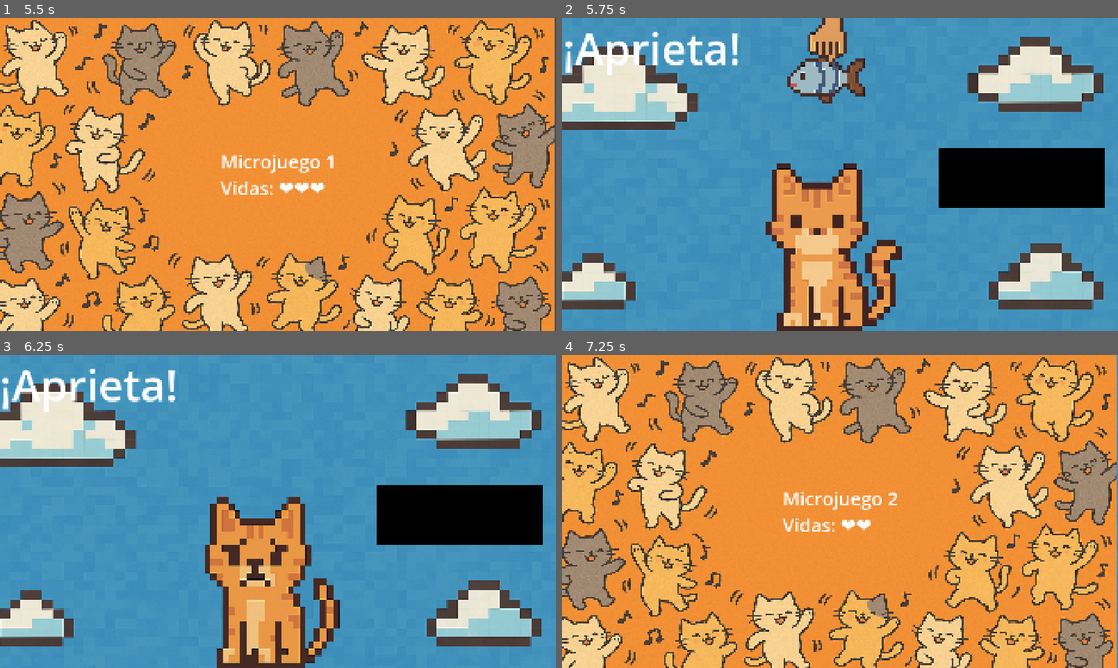
Above: before the commit, frames 1-4 (two rows, left to right).
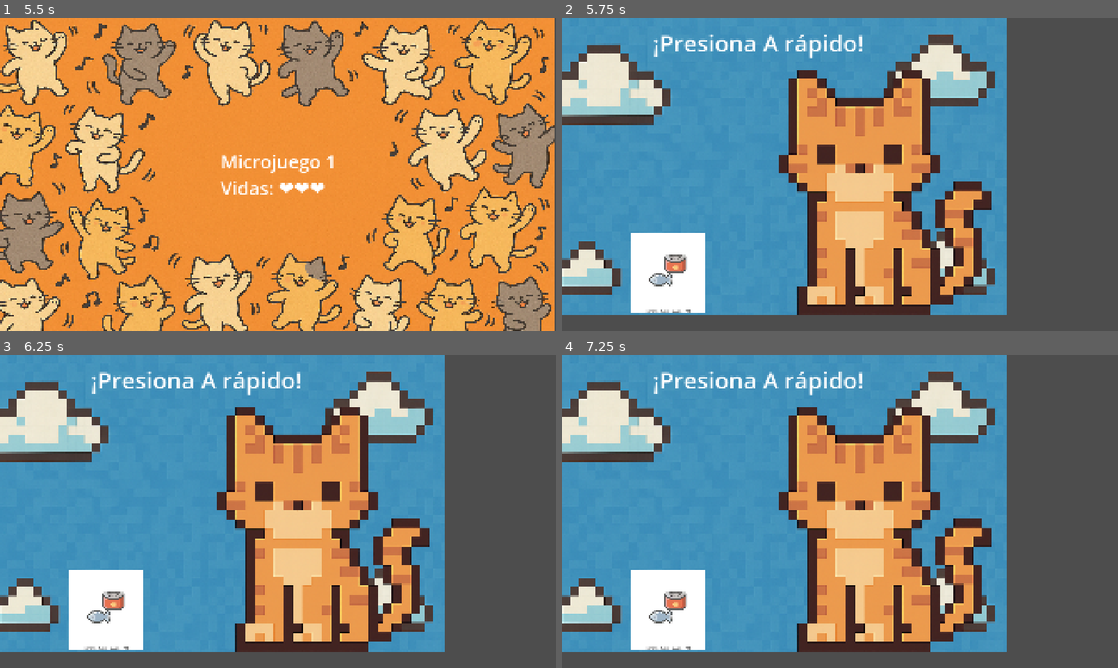
Above: after the commit, the same moments.

Repository: BenjaminCuello/Gatcha-Cat-Microgames
Game: Godot game, scene res://escenas/menu_principal.tscn
The game is run twice, just before and just after one commit, with the same random seed, the same clock (stepped at 60 frames per second) and the same inputs.
Inputs:
- Up to frame 1 (5.5 s): click "Modo Historia" at 0.5 s; tap Enter (ui_accept) at 1.25, 2.1, 2.27, 2.57, 2.75, 3.6, 3.77, 4.07, 4.25, 5.1, 5.27 s; hold Enter (ui_accept) 1.28-2.03 s; hold Enter (ui_accept) 2.78-3.53 s; hold Enter (ui_accept) 4.28-5.03 s
- Up to frame 2 (5.75 s): tap Enter (ui_accept) at 5.57 s
- Up to frame 3 (6.25 s): hold Enter (ui_accept) from 5.78 s (still down)
- Up to frame 4 (7.25 s): release Enter (ui_accept) at 6.53 s; tap Enter (ui_accept) at 6.6, 6.77, 7.07 s

Frame 1 is identical in both runs. In frame 2, 60% of the frame differs, in the area x 0-100%, y 0-100%; in frame 3, 59%; in frame 4, 94%.

Commit message:
Agregar microjuego "Abrelatas" y conectarlo al flujo general
- Se creó micro_abrelatas.tscn
- Se agregó lógica con tiempo límite y reacciones
- Se integró a lista de microjuegos en Juego.gd

Diff:
--- /dev/null
+++ b/Gatcha v2.0/microjuegos/micro_abrelatas.gd
@@ -0,0 +1,41 @@
+extends Control
+
+var clicks_necesarios = 20
+var clicks_actuales = 0
+
+@onready var timer = $Timer
+@onready var texto = $TextoInstruccion
+@onready var gato = $Gato
+@onready var lata = $Lata
+
+func _ready():
+	set_process_input(true)
+	texto.text = "¡Presiona A rápido!"
+	# Cambia estas rutas si tus imágenes están en otra carpeta
+	gato.texture = preload("res://sprites/gatobocacerrada.png")
+	lata.texture = preload("res://sprites/fish-can-pixel-art-food-260nw-2302674731.webp")
+
+func _input(event):
+	if event.is_action_pressed("ui_accept"):  # tecla Enter o botón A
+		clicks_actuales += 1
+		if clicks_actuales >= clicks_necesarios:
+			victoria()
+
+func _on_Timer_timeout():
+	print("¡Se acabó el tiempo!")
+	if clicks_actuales < clicks_necesarios:
+		derrota()
+
+
+func victoria():
+	texto.text = "¡Lo lograste!"
+	gato.texture = preload("res://sprites/gatofelix.png")
+	lata.texture = preload("res://sprites/fish-can-pixel-art-food-260nw-2302674731.webp")
+	await get_tree().create_timer(1.5).timeout
+	get_tree().change_scene_to_file("res://escenas/fin_victoria.tscn")
+
+func derrota():
+	texto.text = "¡Muy lento!"
+	gato.texture = preload("res://sprites/gatotriste.png")
+	await get_tree().create_timer(1.5).timeout
+	get_tree().change_scene_to_file("res://escenas/fin_derrota.tscn")
--- /dev/null
+++ b/Gatcha v2.0/microjuegos/micro_abrelatas.tscn
@@ -0,0 +1,49 @@
+[gd_scene load_steps=5 format=3 uid="uid://bxk55p53pivps"]
+
+[ext_resource type="Script" uid="uid://d05xiufal8idq" path="res://microjuegos/micro_abrelatas.gd" id="1_tfu1x"]
+[ext_resource type="Texture2D" uid="uid://cnpij3bucijph" path="res://fondos/fondocielo.png" id="2_lt8fw"]
+[ext_resource type="Texture2D" uid="uid://dgi3aj6dhml7m" path="res://sprites/gatobocacerrada.png" id="3_kjngu"]
+[ext_resource type="Texture2D" uid="uid://cpugackh2frmd" path="res://sprites/fish-can-pixel-art-food-260nw-2302674731.webp" id="4_v37h8"]
+
+[node name="MicroAbrelatas" type="Control"]
+layout_mode = 3
+anchors_preset = 0
+offset_right = 40.0
+offset_bottom = 40.0
+script = ExtResource("1_tfu1x")
+
+[node name="Fondo" type="TextureRect" parent="."]
+layout_mode = 0
+offset_right = 40.0
+offset_bottom = 40.0
+texture = ExtResource("2_lt8fw")
+
+[node name="Gato" type="TextureRect" parent="."]
+offset_left = 590.0
+offset_top = 84.0
+offset_right = 1614.0
+offset_bottom = 1108.0
+texture = ExtResource("3_kjngu")
+
+[node name="Lata" type="TextureRect" parent="."]
+offset_left = 234.0
+offset_top = 739.0
+offset_right = 494.0
+offset_bottom = 1019.0
+texture = ExtResource("4_v37h8")
+
+[node name="TextoInstruccion" type="Label" parent="."]
+layout_mode = 0
+offset_left = 313.0
+offset_top = 29.0
+offset_right = 1190.0
+offset_bottom = 139.0
+theme_override_font_sizes/font_size = 80
+text = "PRESIONA \"A\" RÁPIDO!"
+
+[node name="Timer" type="Timer" parent="."]
+wait_time = 5.0
+one_shot = true
+autostart = true
+
+[connection signal="timeout" from="Timer" to="." method="_on_Timer_timeout"]
--- a/Gatcha v2.0/scripts/juego.gd
+++ b/Gatcha v2.0/scripts/juego.gd
@@ -7,9 +7,10 @@
 
 # Lista de microjuegos disponibles
 var lista_microjuegos = [
-	"res://microjuegos/microjuego1.tscn"
+	"res://microjuegos/microjuego1.tscn",
+	"res://microjuegos/micro_abrelatas.tscn"
 	# Puedes agregar más microjuegos aquí después
-]
+	]
 
 # Elegir uno al azar
 func obtener_microjuego_aleatorio() -> String:
Not shown, added: Gatcha v2.0/microjuegos/micro_abrelatas.gd.uid
Binary file added: Gatcha v2.0/sprites/fish-can-pixel-art-food-260nw-2302674731.webp
Not shown, added: Gatcha v2.0/sprites/fish-can-pixel-art-food-260nw-2302674731.webp.import
Not shown, added: Gatcha v2.0.zip
Not shown, added: Gatcha v2.0/microjuegos/micro_abrelatas.tscn2207850718.tmp
Not shown, added: Gatcha v2.0/microjuegos/micro_abrelatas.tscn2220068318.tmp
